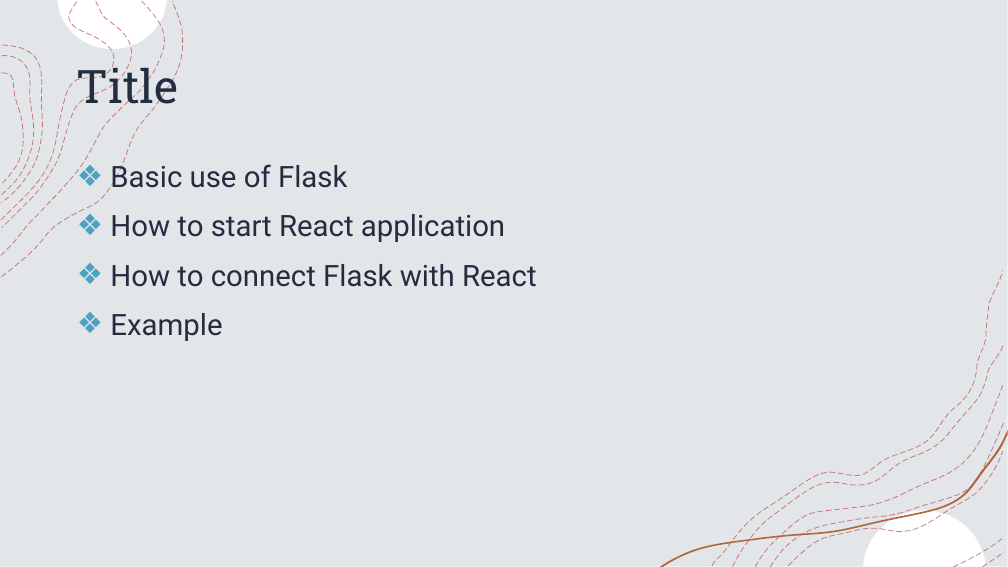
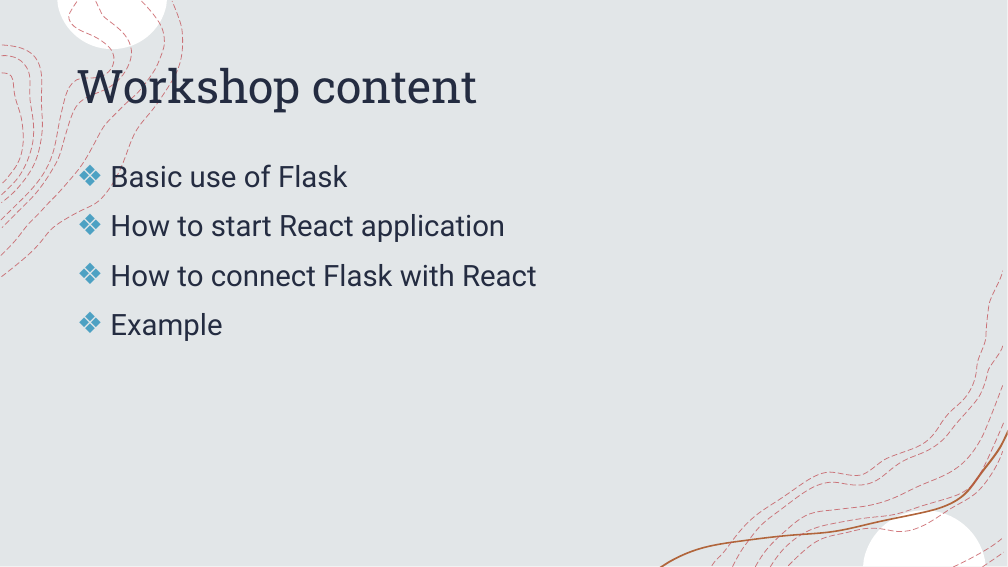
Before and after one commit to shaharjacob/learning-react, a slide deck: slide 2 of Presentation1.pptx. Drawn at 1008x567 pixels with LibreOffice and Linux fonts; fonts in the diff are those of the drawing. Boxes give left, top, right and bottom in pixels: in the first picture for what was removed or moved away, otherwise in the second. Text is boxed around its words. In the diff, an @@ line names an element or a change of style, - is before the commit and + after.

```diff
--- a/Presentation1.pptx
+++ b/Presentation1.pptx
@@ title at (77, 61, 478, 114): text changed @@
-Title
+Workshop content
```
Also in this commit, not shown: 2 other slides changed, 2 other files.
